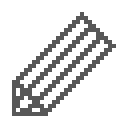
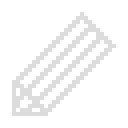
Layered file, before and after one edit (128 × 128). Changes by layer:
removed layer "Layer" over [12, 12, 116, 116]
renamed "Background" to "pencil.png", opacity 0% → 100%, painted on it over [12, 12, 116, 116]
